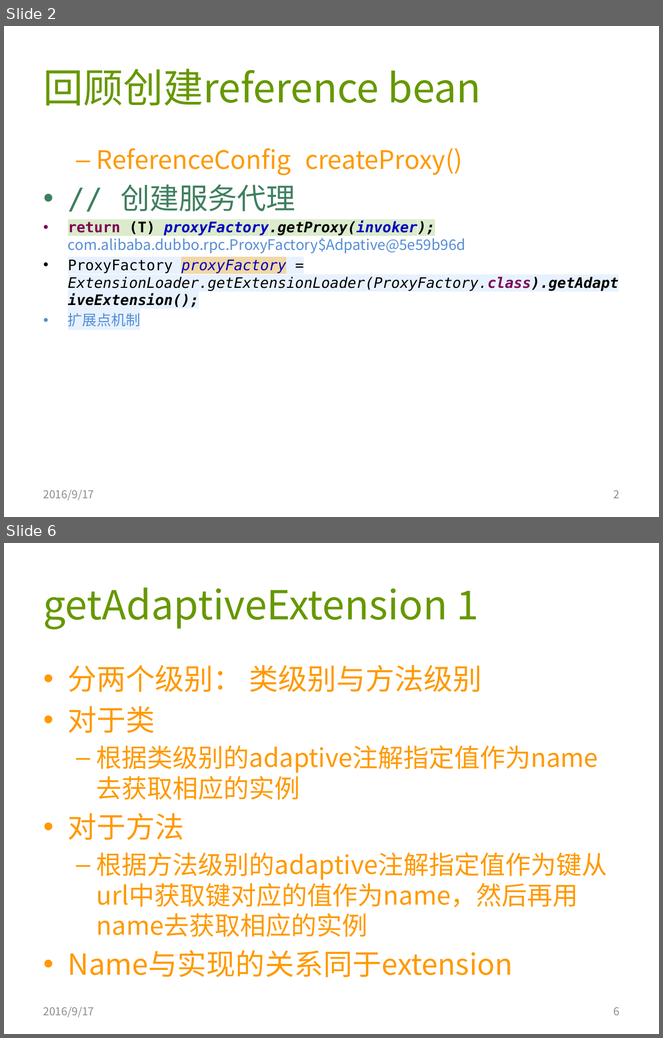
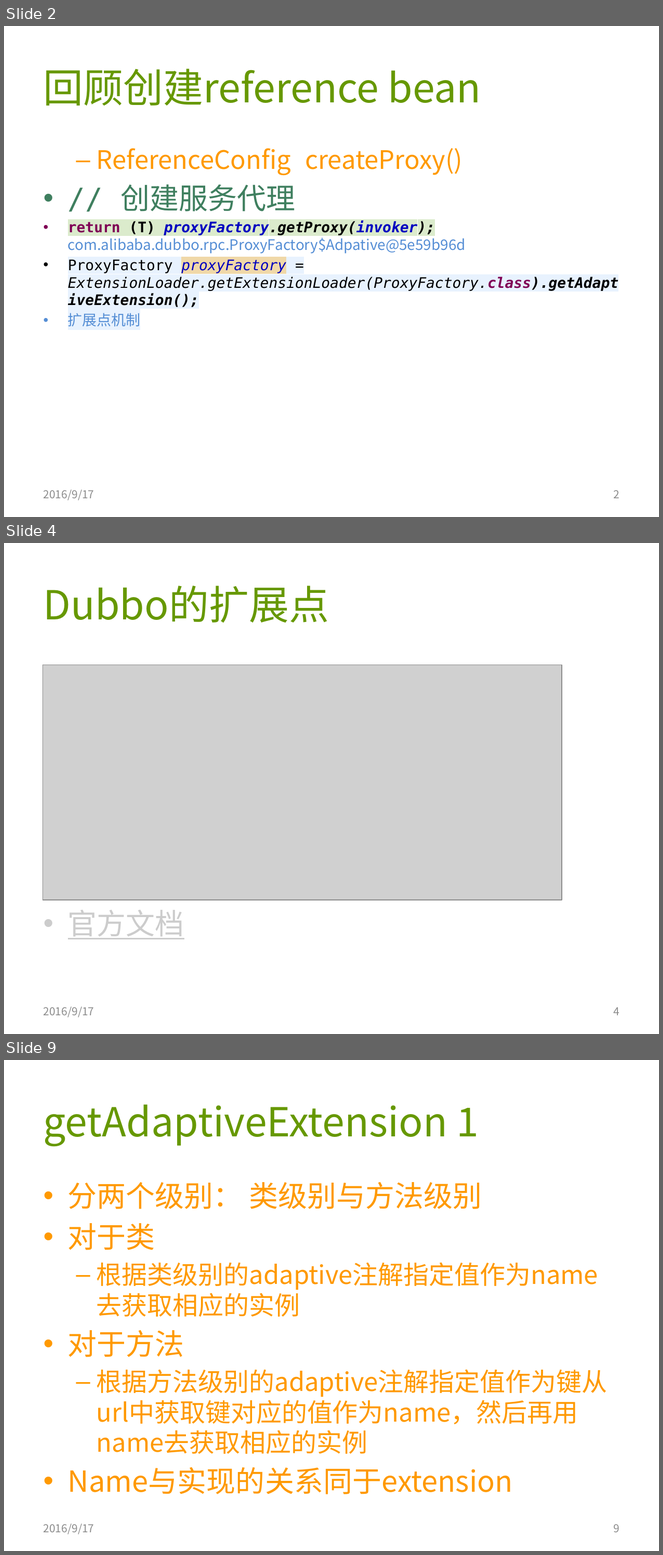
Before and after one commit to AmarRocks/demo, a slide deck: 04.dubbo_demo/document/dubbo源码分析3-扩展点.pptx. Shown one above the other, each under a label of ours: slides 2 and 6 before the commit, slides 2, 4 and 9 after it; the slides between them are not shown. The pictures are 663x1038 and 663x1555 pixels, drawn with LibreOffice and Linux fonts; fonts in the diff are those of the drawing; grey boxes stand for pictures. Boxes give left, top, right and bottom in pixels: in the first picture for what was removed or moved away, otherwise in the second. Text is boxed around its words. In the diff, an @@ line names an element or a change of style, - is before the commit and + after.

```diff
--- a/04.dubbo_demo/document/dubbo源码分析3-扩展点.pptx
+++ b/04.dubbo_demo/document/dubbo源码分析3-扩展点.pptx
@@ slide 4 added at [4, 543, 659, 1034], background #FFFFFF @@
@@ title added at [44, 586, 330, 623], 44 pt, text #669800 @@
+Dubbo的扩展点
@@ picture added at [42, 665, 562, 900] @@
@@ text added at [68, 910, 184, 940], 32 pt, text #CCCCCC, underline @@
+• 官方文档
@@ text added at [44, 1007, 94, 1018], 12 pt, text #8C8C8C @@
+2016/9/17
@@ page number added at [614, 1007, 620, 1016], 12 pt, text #8C8C8C @@
+4
@@ what was slide 6 is now slide 9 @@
@@ page number at [614, 1524, 620, 1533]: text changed @@
-6
+9
```
Also in this commit, not shown: 3 slides changed, 3 other slides added, 3 other files.
